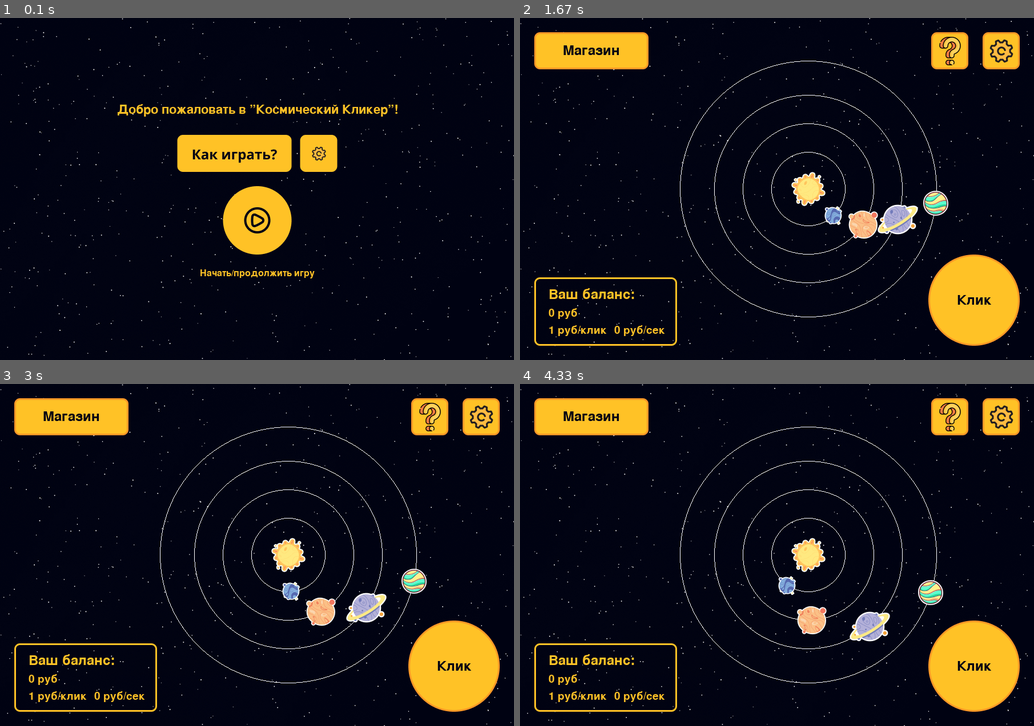
Above: before the commit, frames 1-4 (two rows, left to right).
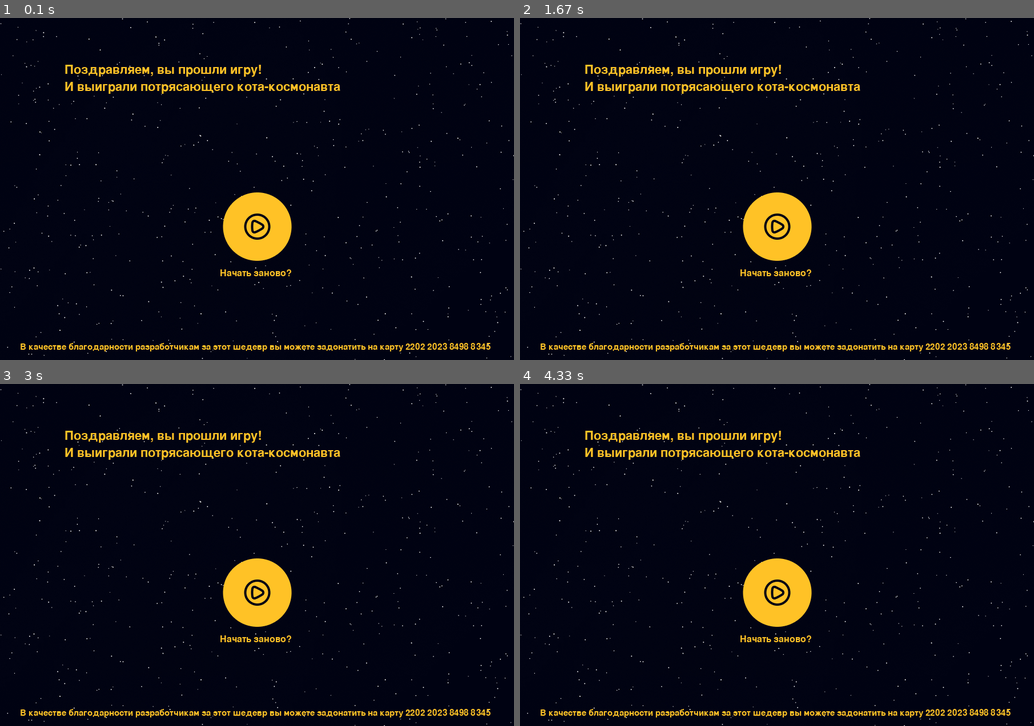
Above: after the commit, the same moments.

Repository: impanikaa/pygameProject
Game: pygame game, started from main.py
Same seed, same stepped clock (60 frames per second), same inputs: the game is played once before the commit and once after it.
Inputs (mouse positions are in pixels of both pictures, inside the frame that each line leads up to):
- Up to frame 1 (0.1 s): no input
- Up to frame 2 (1.67 s): click (777, 226) at 0.38 s
- Up to frame 3 (3 s): no input
- Up to frame 4 (4.33 s): no input

The runs differ from the first frame. In frame 1, 6.9% of the frame differs, in the area x 4-96%, y 13-98%; in frame 2, 15%, in the area x 2-98%, y 4-98%; in frame 3, 15%; in frame 4, 15%.

Commit message:
финальное окно + очистка бд (доработать)

Diff:
--- a/main.py
+++ b/main.py
@@ -8,6 +8,22 @@
 def is_first_time():
     db_path = "player_data.db"
     return not os.path.exists(db_path) or os.path.getsize(db_path) == 0
+
+
+def clear_player_data():
+    db_path = "player_data.db"
+    try:
+        conn = sqlite3.connect(db_path)
+        cursor = conn.cursor()
+        cursor.execute('''
+            UPDATE players
+            SET money = 0, increment = 0, increment_click = 1;
+        ''')
+        conn.commit()
+        conn.close()
+        print("Player data cleared.")
+    except Exception as e:
+        print(f"Error clearing player data: {e}")
 
 
 def exit_game():
@@ -656,6 +672,7 @@
         self.settings_button_rect = pygame.Rect(525, 205, 65, 65)
         self.settings_button_icon = pygame.image.load("data/start/settings.png")
 
+
     def handle_events(self, events):
         for event in events:
             if event.type == pygame.MOUSEBUTTONDOWN and event.button == 1:
@@ -675,6 +692,34 @@
         screen.blit(self.play_button_icon, self.play_button_rect.topleft)
         screen.blit(self.help_button_icon, self.help_button_rect.topleft)
         screen.blit(self.settings_button_icon, self.settings_button_rect.topleft)
+
+
+class FinishScreen(Scene):
+    def __init__(self):
+        super().__init__()
+        self.font1, self.font2, self.font4 = font1, font2, font4
+
+        self.play_button_rect = pygame.Rect(390, 306, 120, 120)
+        self.play_button_icon = pygame.image.load("data/start/play.png")
+
+    def handle_events(self, events):
+        for event in events:
+            if event.type == pygame.MOUSEBUTTONDOWN and event.button == 1:
+                if self.play_button_rect.collidepoint(event.pos):
+                    return "clear_player_data"
+        return None
+
+    def draw(self, screen):
+        text_congratulations1 = self.font4.render("Поздравляем, вы прошли игру!", True, vivid_orange)
+        screen.blit(text_congratulations1, (113, 80))
+        text_congratulations2 = self.font4.render("И выиграли потрясающего кота-космонавта", True, vivid_orange)
+        screen.blit(text_congratulations2, (113, 110))
+        text_again = self.font2.render("Начать заново?", True, vivid_orange)
+        screen.blit(text_again, (385, 440))
+        text_money = self.font1.render("В качестве благодарности разработчикам за этот шедевр "
+                                       "вы можете задонатить на карту 2202 2023 8498 8345", True, vivid_orange)
+        screen.blit(text_money, (35, 570))
+        screen.blit(self.play_button_icon, self.play_button_rect.topleft)
 
 
 # Класс для предметов в магазине
@@ -860,6 +905,7 @@
 class PlanetScreenState:
     def __init__(self, planet_id, current_state):
         self.planet_id = planet_id
+        self.game_state = game_state
         self.current_state = current_state
         self.planet_image = pygame.image.load(f"data/planets/planet{planet_id}_big.png")
         self.orbit_rect = pygame.Rect(0, 0, 0, 0)
@@ -946,9 +992,7 @@
                             break
 
     def update_increment(self, point_index):
-
-        # Проверяем, хватает ли денег на обновление уровня точки
-        if self.current_state.get_money() >= self.cost_point:
+        if self.game_state.get_money() >= self.cost_point:
             # Получаем уровень точки
             self.point_levels[point_index] += 1
             self.p = self.point_levels.copy()
@@ -966,7 +1010,7 @@
 
         # Обновление money при клике
         if self.clicked_on_click_button:
-            self.current_state.update_money(1, 1)
+            self.game_state.update_money(1, 1)
             self.clicked_on_click_button = False
 
         a = 0
@@ -1040,6 +1084,7 @@
 instruction = InstructionScreen()
 settings_menu = SettingsMenu()
 start = StartScreen()
+final = FinishScreen()
 clock = pygame.time.Clock()
 current_state = start
 game_state_prev = current_state
@@ -1058,6 +1103,9 @@
     for event in events:
         if event.type == pygame.QUIT:
             running = False
+
+    if game_state.get_money() >= 10:
+        current_state = final
 
     # Обработка событий и переключение сцен
     result = current_state.handle_events(events)
@@ -1088,6 +1136,15 @@
             p = current_state
             current_state = start
             game_state_prev = p
+        elif result == "final":
+            p = current_state
+            current_state = final
+            game_state_prev = p
+        elif result == "clear_player_data":
+            p = current_state
+            current_state = start
+            game_state_prev = p
+            clear_player_data()
         elif result == "back1":
             current_state = t
         elif result == "back2":
Binary file added: data/finish/cat.jpg
Binary file added: data/finish/cat.png
Binary file changed: player_data.db
